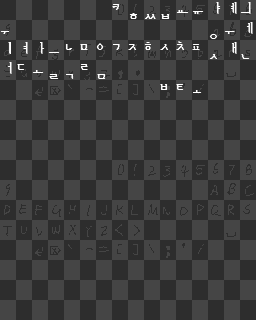
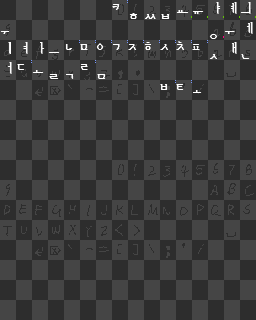
Comparing the layer stacks of the two 256 × 320 images. Changes:
added layer "GLYPH TAGS–PEAK" above "GLYPH TAGS–INITIAL" over (191, 16, 256, 18)
added layer "GLYPH TAGS–INITIAL" above "INITIAL" over (31, 0, 208, 83)
